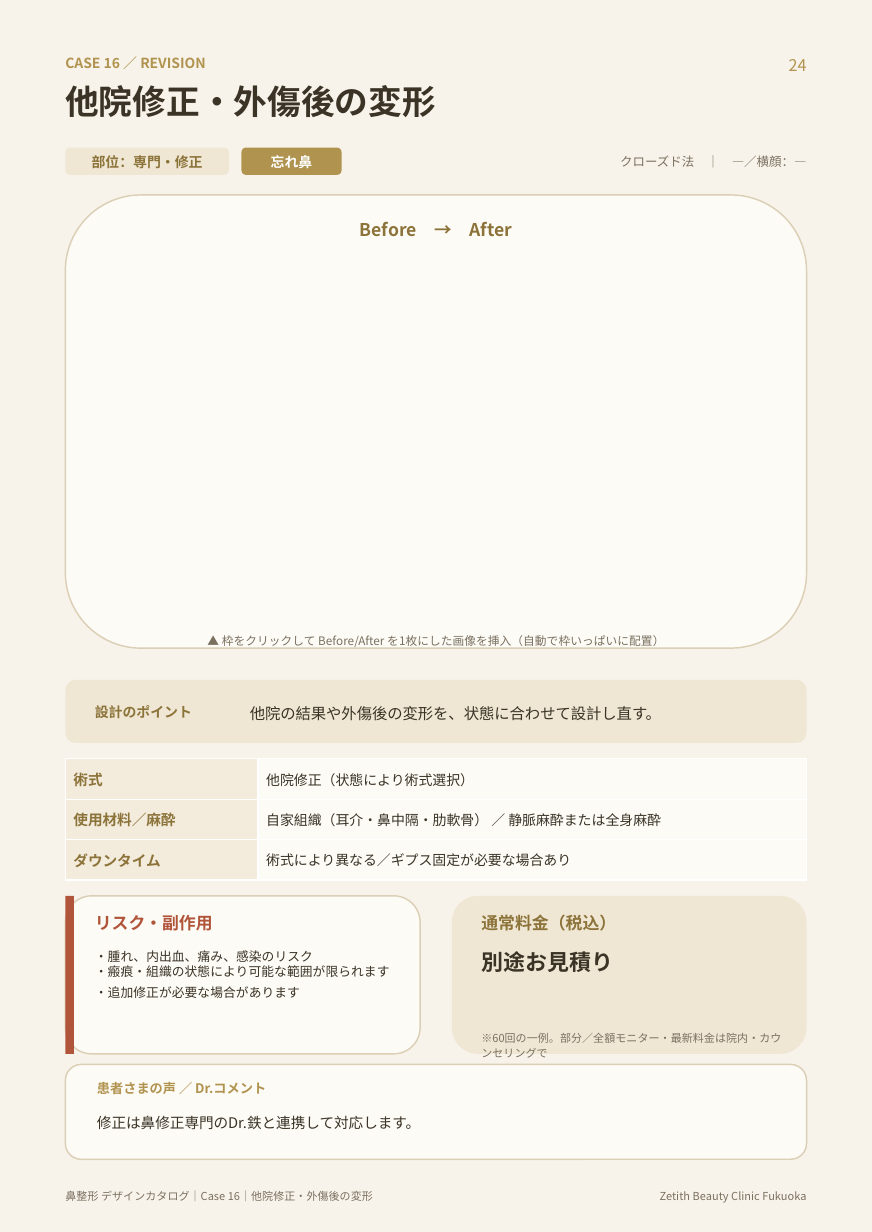
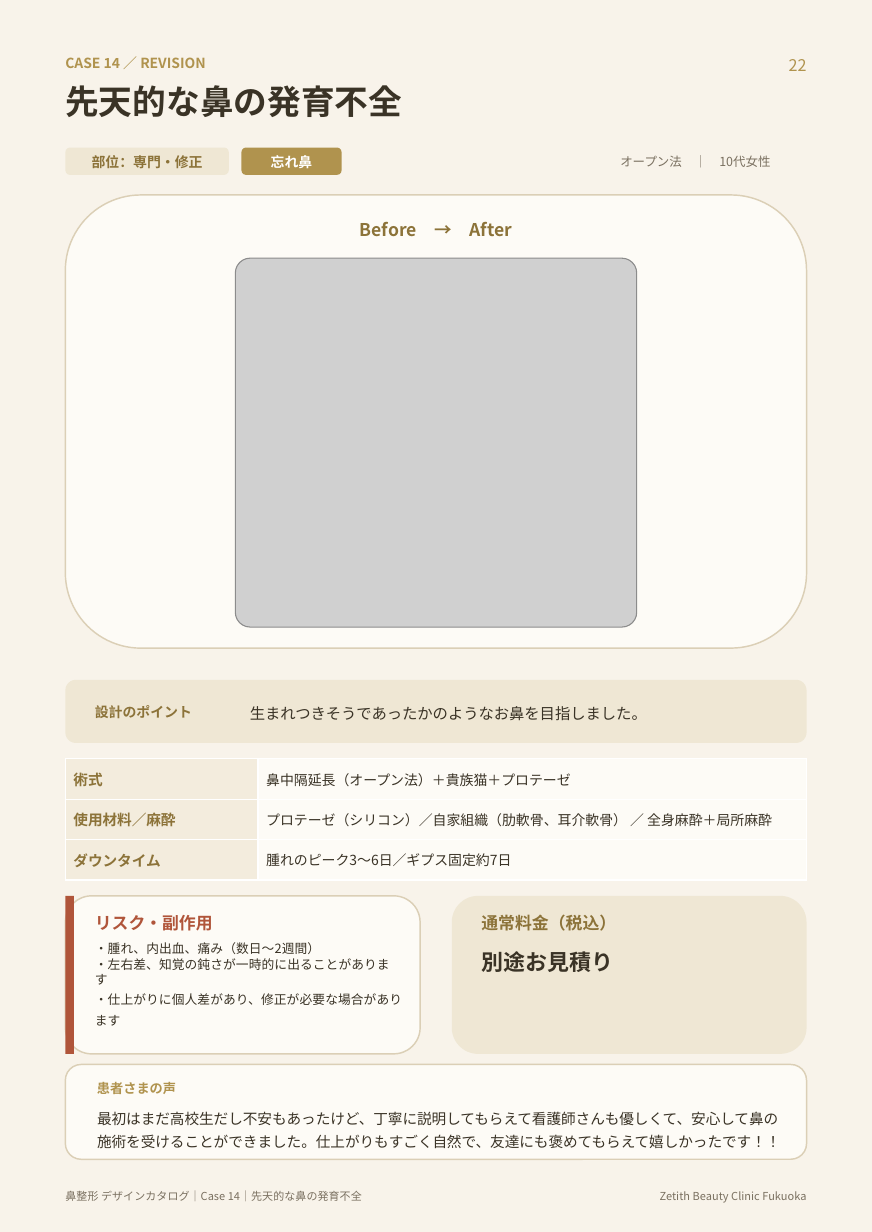
Before and after one commit to hidekkobonba/nosejob, a slide deck: slide 23 of 鼻整形_デザインカタログ.pptx (slide 25 before the commit). Drawn at 872x1232 pixels with LibreOffice and Linux fonts; fonts in the diff are those of the drawing; grey boxes stand for pictures. Boxes give left, top, right and bottom in pixels: in the first picture for what was removed or moved away, otherwise in the second. Text is boxed around its words. In the diff, an @@ line names an element or a change of style, - is before the commit and + after.

```diff
--- a/鼻整形_デザインカタログ.pptx
+++ b/鼻整形_デザインカタログ.pptx
@@ text at (65,57,205,68): text changed @@
-CASE 16 ／ REVISION
+CASE 14 ／ REVISION
@@ text at (789,59,807,71): text changed @@
-24
+22
@@ text at (65,85,402,117): text changed @@
-他院修正・外傷後の変形
+先天的な鼻の発育不全
@@ text at (620,155,770,167): text changed @@
-クローズド法 ｜ —／横顔：—
+オープン法 ｜ 10代女性
@@ picture added at (235,258,637,627) @@
@@ text removed at (222,635,664,649) @@
-▲ 枠をクリックして Before/After を1枚にした画像を挿入（自動で枠いっぱいに配置）
@@ text at (250,706,647,720): text changed @@
-他院の結果や外傷後の変形を、状態に合わせて設計し直す。
+生まれつきそうであったかのようなお鼻を目指しました。
@@ table at (65,759,807,880) @@
-row 1, column 2: 他院修正（状態により術式選択）
+row 1, column 2: 鼻中隔延長（オープン法）＋貴族猫＋プロテーゼ
-row 2, column 2: 自家組織（耳介・鼻中隔・肋軟骨） ／ 静脈麻酔または全身麻酔
+row 2, column 2: プロテーゼ（シリコン）／自家組織（肋軟骨、耳介軟骨） ／ 全身麻酔＋局所麻酔
-row 3, column 2: 術式により異なる／ギプス固定が必要な場合あり
+row 3, column 2: 腫れのピーク3〜6日／ギプス固定約7日
@@ text at (95,942,402,1026): text changed @@
-・腫れ、内出血、痛み、感染のリスク
-・瘢痕・組織の状態により可能な範囲が限られます
-・追加修正が必要な場合があります
+・腫れ、内出血、痛み（数日〜2週間）
+・左右差、知覚の鈍さが一時的に出ることがあります
+・仕上がりに個人差があり、修正が必要な場合があります
@@ text removed at (481,1033,781,1058) @@
-※60回の一例。部分／全額モニター・最新料金は院内・カウンセリングで
@@ text at (97,1082,176,1094): text changed @@
-患者さまの声 ／ Dr.コメント
+患者さまの声
@@ text at (97,1111,780,1148): text changed @@
-修正は鼻修正専門のDr.鉄と連携して対応します。
+最初はまだ高校生だし不安もあったけど、丁寧に説明してもらえて看護師さんも優しくて、安心して鼻の施術を受けることができました。仕上がりもすごく自然で、友達にも褒めてもらえて嬉しかったです！！
@@ text at (65,1190,362,1201): text changed @@
-鼻整形 デザインカタログ｜Case 16｜他院修正・外傷後の変形
+鼻整形 デザインカタログ｜Case 14｜先天的な鼻の発育不全
```
Also in this commit, not shown: 27 other slides changed, 2 slides removed.
